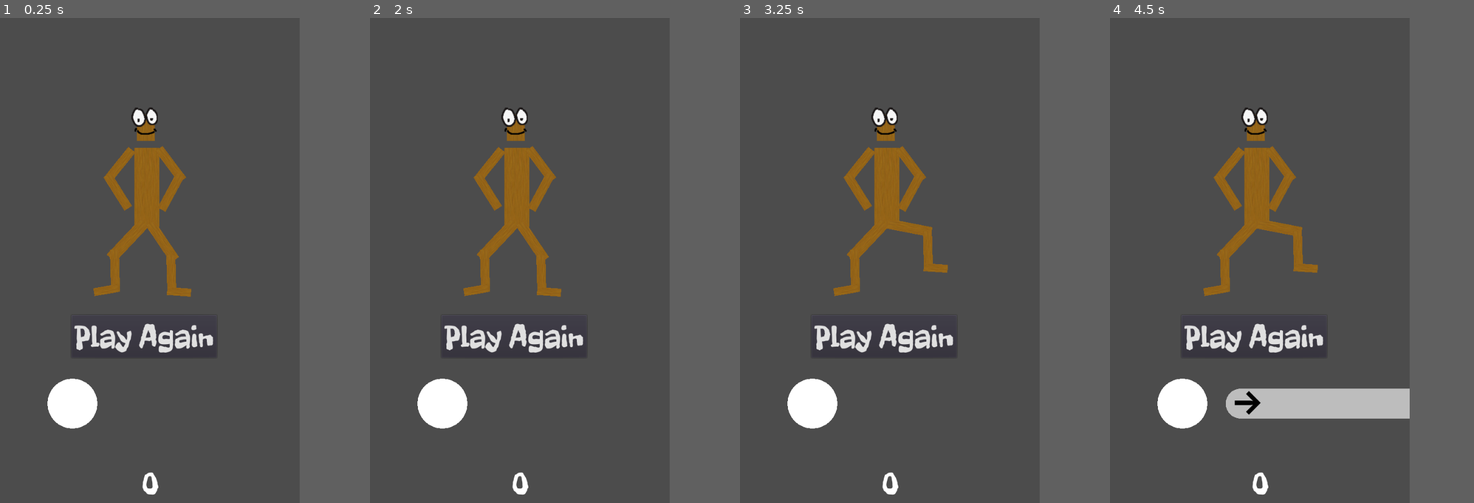
Above: before the commit, frames 1-4 (left to right).
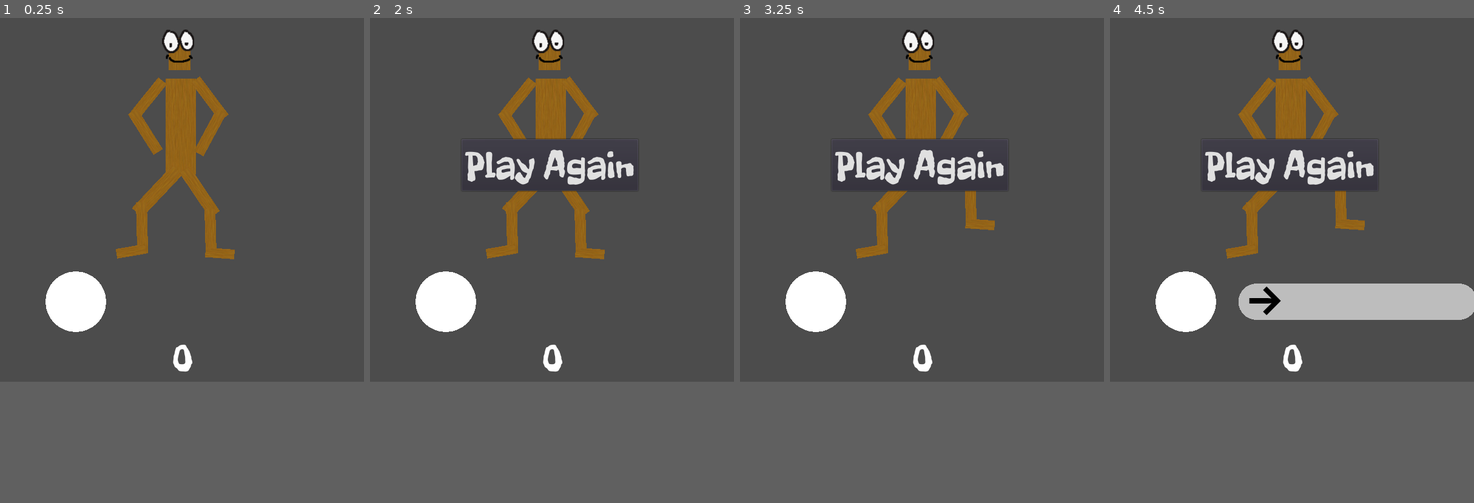
Above: after the commit, the same moments.

Repository: doctor-g/LD52
Game: Godot game, scene res://Game/Game.tscn
Same seed, same stepped clock (60 frames per second), same inputs: the game is played once before the commit and once after it. Sound files missing from this copy of the repository are replaced by a short silence.
Inputs:
- Up to frame 1 (0.25 s): no input
- Up to frame 2 (2 s): click "Play Again" at 0.5 s; click "Play Again" at 1.25 s
- Up to frame 3 (3.25 s): click "Play Again" at 2 s; hold Right (ui_right) from 2.78 s (still down)
- Up to frame 4 (4.5 s): tap Enter at 3.5 s; release Right (ui_right) at 3.53 s; hold Down (ui_down) 3.53-4.28 s; hold Right (ui_right) from 4.28 s (still down)
In our replay, the window is 494x800 before the commit and 600x600 after it. These sizes can differ from the game's own. Grey fills any space a smaller window leaves; there, only what the larger window draws over its background counts as a difference.

The runs differ from the first frame. In frame 1, 11% of the frame differs, in the area x 12-65%, y 2-99%; in frame 2, 11%; in frame 3, 11%; in frame 4, 19%, in the area x 12-100%, y 2-99%.

Commit message:
Play in a square

Diff:
--- a/project/Game/Game.tscn
+++ b/project/Game/Game.tscn
@@ -19,22 +19,23 @@
 stream = ExtResource( 2 )
 
 [node name="Dancer" parent="." instance=ExtResource( 3 )]
-position = Vector2( 291, 414 )
+position = Vector2( 295, 254 )
 
 [node name="PlayAgainButton" type="Button" parent="."]
 unique_name_in_owner = true
+visible = false
 anchor_left = 0.5
 anchor_top = 0.5
 anchor_right = 0.5
 anchor_bottom = 0.5
-margin_left = -157.0
-margin_top = 109.5
-margin_right = 134.0
-margin_bottom = 194.5
+margin_left = -149.0
+margin_top = -100.0
+margin_right = 142.0
+margin_bottom = -15.0
 text = "Play Again"
 
 [node name="TargetGroup" type="Node2D" parent="."]
-position = Vector2( 145, 772 )
+position = Vector2( 125, 468 )
 
 [node name="HighlightArea" type="Node2D" parent="TargetGroup"]
 script = ExtResource( 5 )
--- a/project/project.godot
+++ b/project/project.godot
@@ -31,7 +31,6 @@
 [display]
 
 window/size/width=600
-window/size/height=971
 
 [gui]
 
